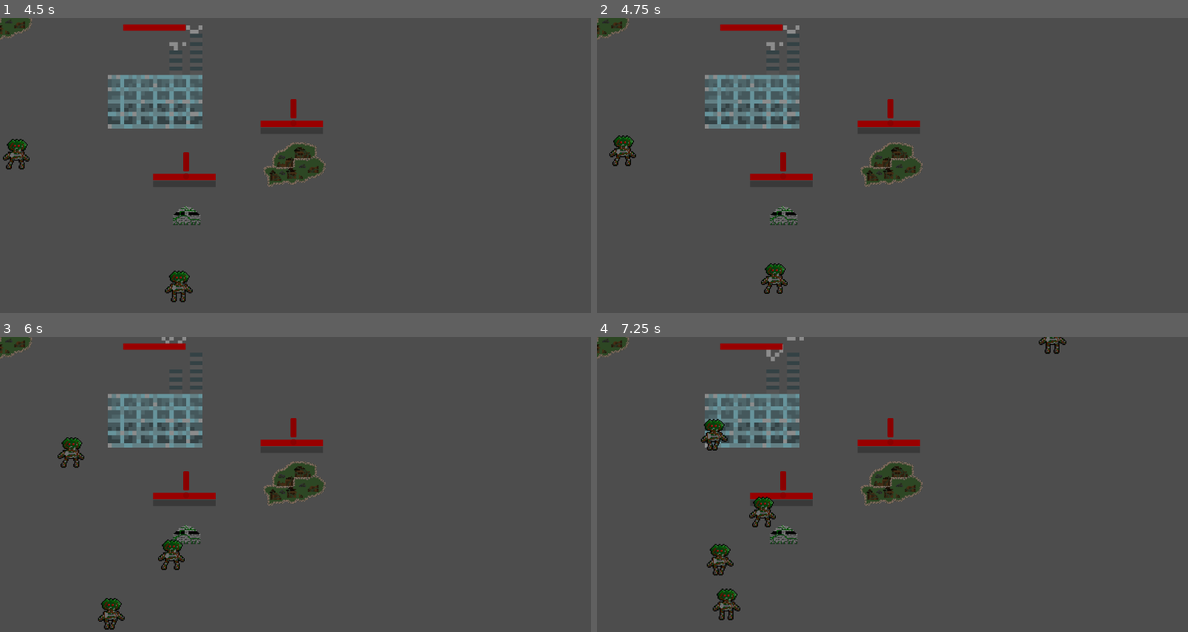
Above: before the commit, frames 1-4 (two rows, left to right).
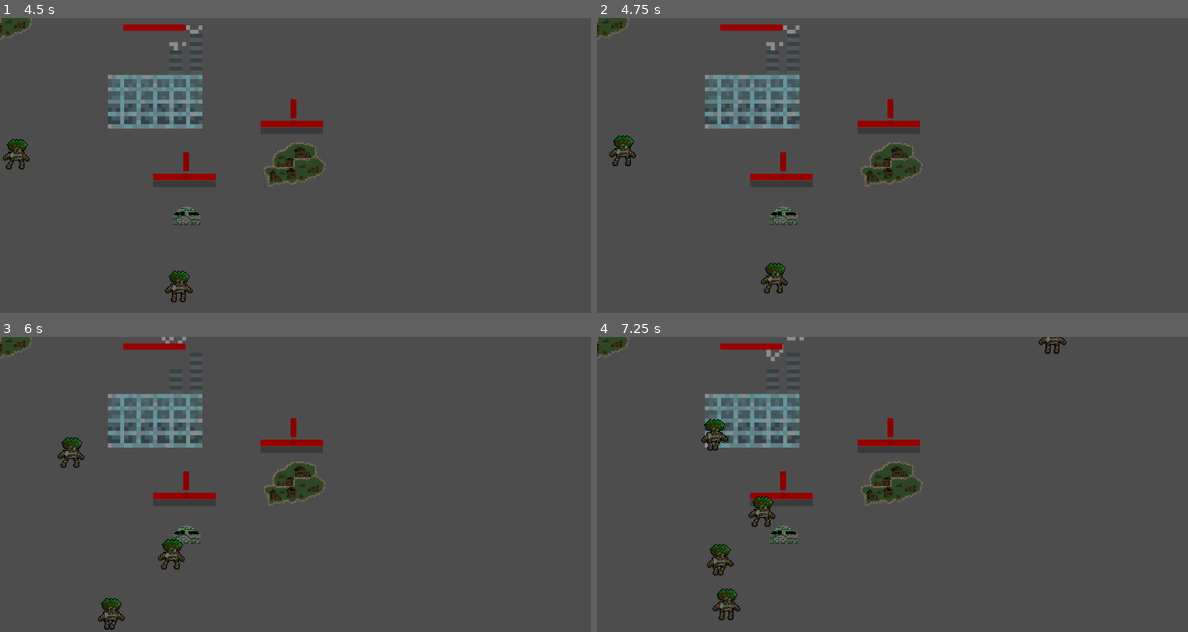
Above: after the commit, the same moments.

Repository: lewis785/ludum-dare-53
Game: Godot game, scene res://scenes/davids_scene.tscn
Two runs of this game, one before a commit and one after it. Both use one fixed random seed, a clock stepped at 60 frames per second and the inputs below. This scene is started directly instead of the project's main scene.
Inputs (mouse positions are in pixels of both pictures, inside the frame that each line leads up to):
- Up to frame 1 (4.5 s): tap Enter at 0.5 s; move the mouse to (189, 215) at 0.52 s; press the mouse at (189, 215) at 0.53 s; move the mouse to (295, 162) at 1.27 s; release the mouse at (295, 162) at 1.28 s; tap S (camera_down) at 1.35 s; click (295, 162) at 1.42 s; move the mouse to (354, 100) at 2.02 s; hold A (camera_left) 2.03-2.78 s; click (354, 100) at 2.17 s; tap Space at 2.75 s; move the mouse to (265, 224) at 2.77 s; tap D (camera_right) at 2.85 s; click (265, 224) at 2.92 s; move the mouse to (472, 209) at 3.52 s; hold W (camera_up) 3.53-4.28 s; click (472, 209) at 3.67 s; move the mouse to (118, 121) at 4.27 s; tap E (camera_zoom_in) at 4.35 s; click (118, 121) at 4.42 s
- Up to frame 2 (4.75 s): no input
- Up to frame 3 (6 s): move the mouse to (325, 484) at 5.02 s; hold Q (camera_zoom_out) 5.03-5.78 s; click (325, 484) at 5.17 s; move the mouse to (206, 410) at 5.77 s; click (206, 410) at 5.85 s
- Up to frame 4 (7.25 s): move the mouse to (1022, 469) at 6.52 s; hold S (camera_down) from 6.53 s (still down); click (1022, 469) at 6.67 s

Frame 1 is identical in both runs. In frame 2, 0.1% of the frame differs, in the area x 27-33%, y 83-94%; in frame 3, 0.1%; in frame 4, 0.3%, in the area x 17-31%, y 27-65%.
Error in both runs: Invalid access to property or key 'owned' on a base object of type 'Node2D (Structure)'. (res://scenes/roads/roads.gd:37)

Commit message:
feat: some balance tweaks

Diff:
--- a/scenes/davids_scene.tscn
+++ b/scenes/davids_scene.tscn
@@ -1,6 +1,5 @@
-[gd_scene load_steps=6 format=3 uid="uid://bv1oo5bv5o5rs"]
+[gd_scene load_steps=5 format=3 uid="uid://bv1oo5bv5o5rs"]
 
-[ext_resource type="PackedScene" uid="uid://cbd2nrreh7t81" path="res://scenes/projectile/projectile.tscn" id="2_vk1f8"]
 [ext_resource type="PackedScene" uid="uid://dhf8loxej1fdg" path="res://scenes/supply_depot/supply_depot.tscn" id="3_bkg0a"]
 [ext_resource type="PackedScene" uid="uid://cef7nfykxy18e" path="res://scenes/enemy/spawn.tscn" id="4_2hjir"]
 [ext_resource type="PackedScene" uid="uid://df82d8dxjayvh" path="res://scenes/roads/roads.tscn" id="4_av4wr"]
@@ -10,15 +9,7 @@
 
 [node name="turret" parent="." instance=ExtResource("4_ri4hn")]
 position = Vector2(378, 402)
-tick_threshold = 1.0
 is_tower = true
-structure_damage = 10
-supplies_consumption = 1
-range = 100.0
-rate_of_fire = 0.1
-parent_name = "spawn"
-heal_amount = 20
-projectile = ExtResource("2_vk1f8")
 
 [node name="roads" parent="." instance=ExtResource("4_av4wr")]
 
@@ -30,23 +21,5 @@
 
 [node name="town2" parent="." instance=ExtResource("4_ri4hn")]
 position = Vector2(596, 294)
-tick_threshold = 1.0
-is_tower = false
-structure_damage = 10
-supplies_consumption = 1
-range = 100.0
-rate_of_fire = 0.1
-parent_name = "spawn"
-heal_amount = 20
-projectile = ExtResource("2_vk1f8")
 
 [node name="town" parent="." instance=ExtResource("4_ri4hn")]
-tick_threshold = 1.0
-is_tower = false
-structure_damage = 10
-supplies_consumption = 1
-range = 100.0
-rate_of_fire = 0.1
-parent_name = "spawn"
-heal_amount = 20
-projectile = ExtResource("2_vk1f8")
--- a/scenes/enemy/enemy.gd
+++ b/scenes/enemy/enemy.gd
@@ -38,7 +38,7 @@
 
 func set_level(level) -> void:
 	self.level = level
-	$entity.health = level
+	$entity.health = level * 10
 	$entity.damage = level
 
 	var scaled = Vector2(1,1)*max(1, log(level))
--- a/scenes/enemy/spawn.gd
+++ b/scenes/enemy/spawn.gd
@@ -6,7 +6,7 @@
 
 var score : int
 var base_wait_time : float
-var enemy_level: float = 10
+var enemy_level: float = 50
 
 # Called when the node enters the scene tree for the first time.
 func _ready() -> void:
@@ -75,7 +75,7 @@
 	# Choose the velocity for the enemy.
 	# var min_speed = 100.0
 	# var max_speed = max(1000, 100*enemy_level)
-	var min_speed = 10
+	var min_speed = 10+self.enemy_level/2
 	var max_speed = 100+self.enemy_level
 	var velocity = Vector2(randf_range(min_speed, max_speed), 0.0)
 	enemy.linear_velocity = velocity.rotated(direction)
